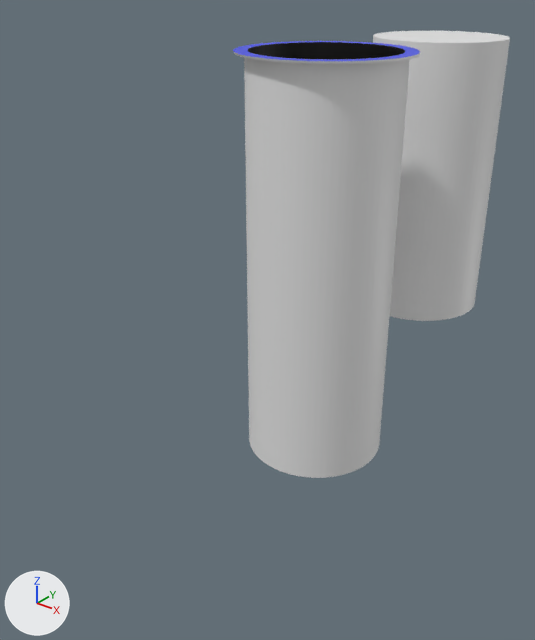
Before and after pictures for a commit that changed the Blender file Assets/Content/Models/holes.blend.
Camera for both pictures: a camera (50 mm lens) standing at (5.39, -10.89, 1.02) and looking at (-0.34, -3.72, -3.42). The lights are fixed; the arrows at lower left show +X, +Y and +Z.

Script lines for the objects in view, before the commit:
```python
me_cylinder_001 = bpy.data.meshes.new('Cylinder.001')
me_cylinder_001.from_pydata(...)  # a 64-sided cylinder along z spanning x -1.0..1.0, y -1.0..1.0, z -3.25..1.0
me_cylinder_002 = bpy.data.meshes.new('Cylinder.002')
me_cylinder_002.from_pydata(...)  # 384 vertices, 322 faces; spans x -1.13..1.12, y -1.13..1.12, z -4.59..1.05
# faces by material slot: [193, 64, 65]
me_cylinder_002.materials.append(mat_material_001)  # white #e7e7e7
me_cylinder_002.materials.append(mat_material_002)  # blue #4551e7
me_cylinder_002.materials.append(mat_material_003)  # black #000000
ob_cylinder = bpy.data.objects.new('Cylinder', me_cylinder_001)
ob_cylinder.location = (0.0, 0.0, -1.0)
ob_cylinder_001 = bpy.data.objects.new('Cylinder.001', me_cylinder_002)
ob_cylinder_001.location = (0.0, -3.0, -1.0)
```
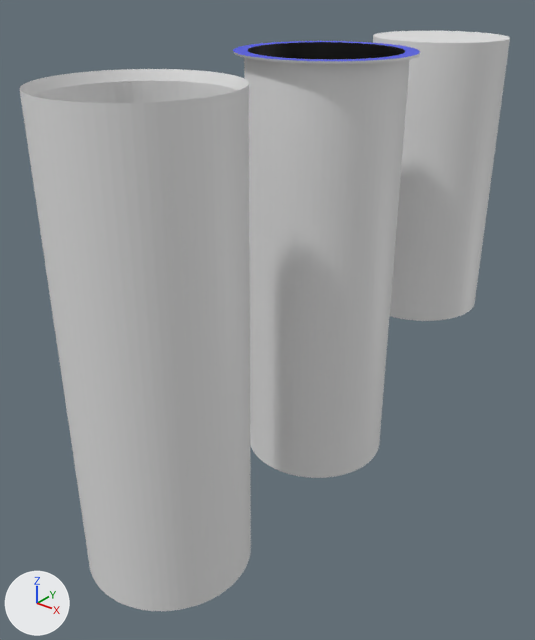
Where the change shows, as pixel boxes (x1, y1, x2, y2) in the pictures (535 x 640 px):
'Cylinder.002', added
    after: (20, 69, 251, 611)

The change, as a diff of the scene's bpy script:
```diff
--- a/Assets/Content/Models/holes.blend.py
+++ b/Assets/Content/Models/holes.blend.py
@@ me_cylinder_003 @@
+me_cylinder_003.from_pydata(...)  # 384 vertices, 260 faces; spans x -1.03..1.03, y -1.03..1.03, z -4.59..1.0
+# faces by material slot: [194, 66]
+me_cylinder_003.materials.append(mat_material_001)  # white #e7e7e7
+me_cylinder_003.materials.append(mat_material_003)  # black #000000
@@ ob_cylinder_002 @@
+ob_cylinder_002 = bpy.data.objects.new('Cylinder.002', me_cylinder_003)
+ob_cylinder_002.location = (0.0, -6.08, -1.0)
```
